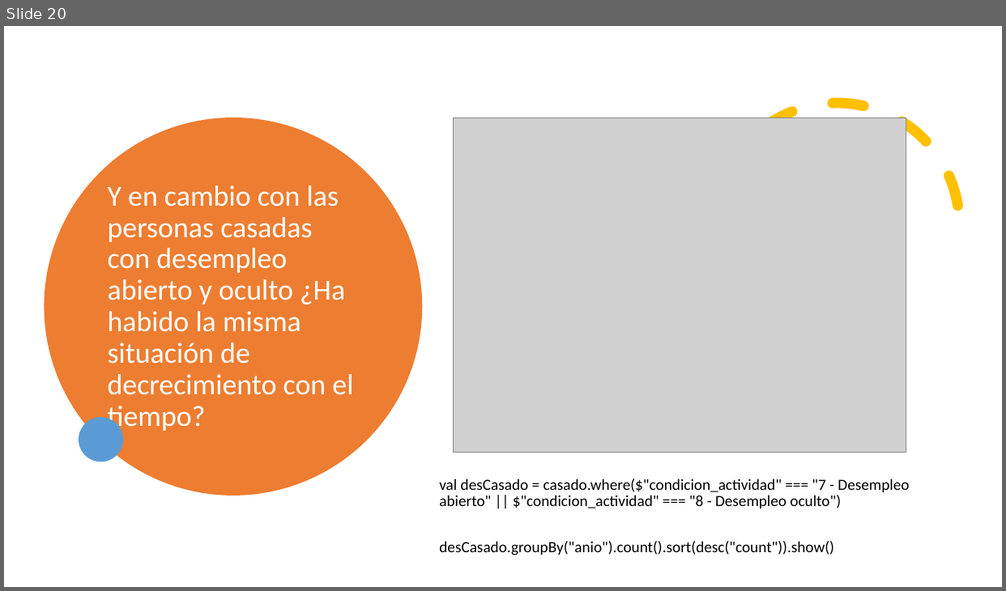
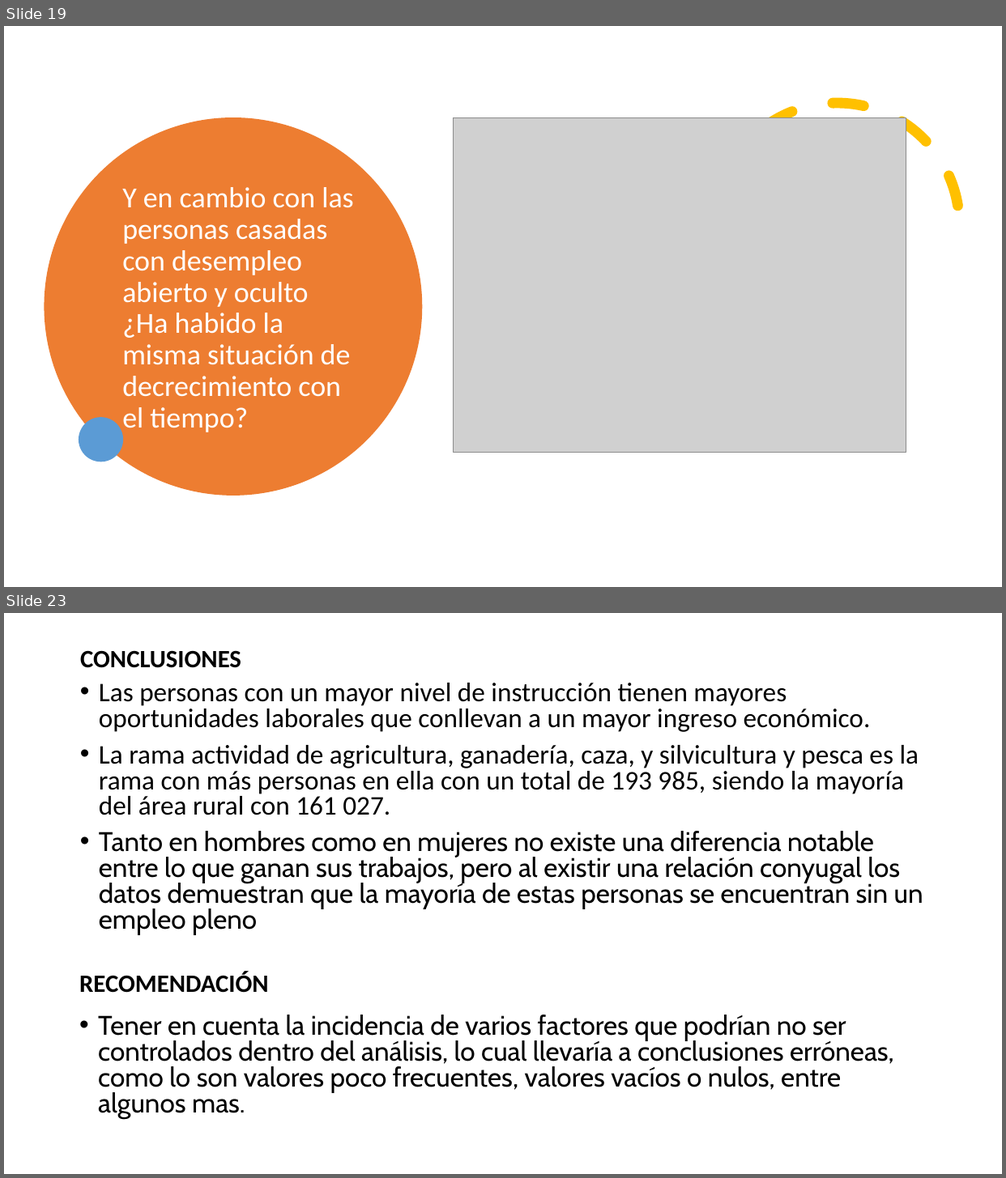
Before and after one commit to vysery98/proyectoIntegrador_IV, a slide deck: Presentación.pptx. Shown one above the other, each under a label of ours: slide 20 before the commit, slides 19 and 23 after it; the slides between them are not shown. The pictures are 1006x591 and 1006x1178 pixels, drawn with LibreOffice and Linux fonts; fonts in the diff are those of the drawing; grey boxes stand for pictures. Boxes give left, top, right and bottom in pixels: in the first picture for what was removed or moved away, otherwise in the second. Text is boxed around its words. In the diff, an @@ line names an element or a change of style, - is before the commit and + after.

```diff
--- a/Presentación.pptx
+++ b/Presentación.pptx
@@ slide 23 added at (4, 613, 1002, 1174), background #FFFFFF @@
@@ text added at (80, 650, 241, 668), 24 pt, text #000000, bold @@
+CONCLUSIONES
@@ text added at (99, 683, 923, 935), 25.9 pt, text #000000 @@
+• Las personas con un mayor nivel de instrucción tienen mayores oportunidades laborales que conllevan a un mayor ingreso económico.
+• La rama actividad de agricultura, ganadería, caza, y silvicultura y pesca es la rama con más personas en ella con un total de 193 985, siendo la mayoría del área rural con 161 027.
+• Tanto en hombres como en mujeres no existe una diferencia notable entre lo que ganan sus trabajos, pero al existir una relación conyugal los datos demuestran que la mayoría de estas personas se encuentran sin un empleo pleno
@@ text added at (79, 971, 269, 993), 24 pt, text #000000, bold @@
+RECOMENDACIÓN
@@ text added at (98, 1015, 894, 1119), 25.9 pt, text #000000 @@
+• Tener en cuenta la incidencia de varios factores que podrían no ser controlados dentro del análisis, lo cual llevaría a conclusiones erróneas, como lo son valores poco frecuentes, valores vacíos o nulos, entre algunos mas.
@@ what was slide 20 is now slide 19 @@
@@ slide 19 changed as well @@
@@ title "Y en cambio con las ..." rewrapped from (108, 186, 353, 433) to (122, 187, 353, 435) @@
@@ text removed at (439, 479, 909, 556) @@
-val desCasado = casado.where($"condicion_actividad" === "7 - Desempleo abierto" || $"condicion_actividad" === "8 - Desempleo oculto")
-desCasado.groupBy("anio").count().sort(desc("count")).show()
```
Also in this commit, not shown: 13 other slides changed, 5 other slides added, 3 slides removed, 2 other files.
